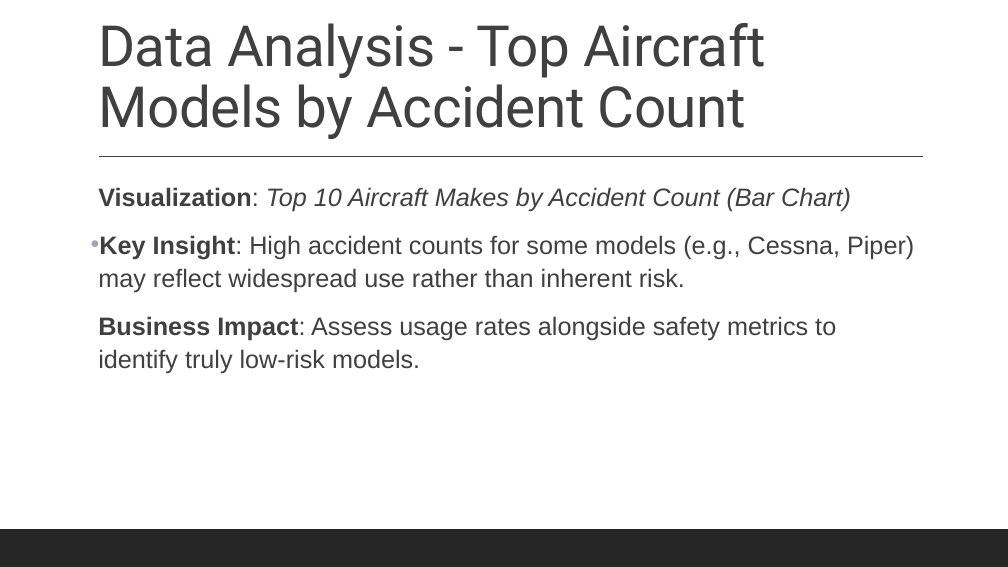
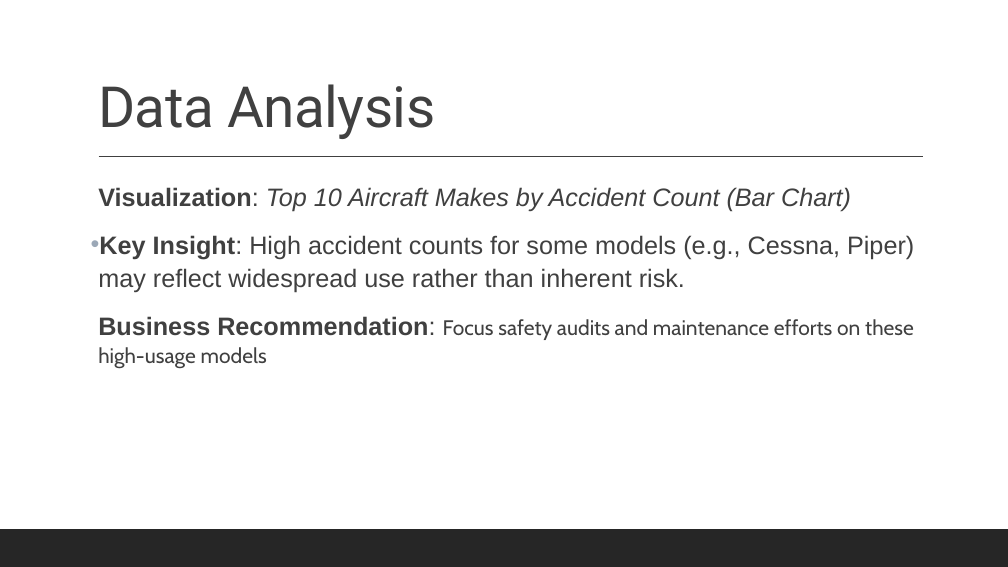
Before and after one commit to Lydia-byte-rgb/Phase-1-Project_Lydia, a slide deck: slide 6 of Phase_1_Project Slides.pptx (slide 9 before the commit). Drawn at 1008x567 pixels with LibreOffice and Linux fonts; fonts in the diff are those of the drawing. Boxes give left, top, right and bottom in pixels: in the first picture for what was removed or moved away, otherwise in the second. Text is boxed around its words. In the diff, an @@ line names an element or a change of style, - is before the commit and + after.

```diff
--- a/Phase_1_Project Slides.pptx
+++ b/Phase_1_Project Slides.pptx
@@ title at (98,84,435,139): text changed @@
-Data Analysis - Top Aircraft Models by Accident Count
+Data Analysis
@@ text at (98,316,914,369): text changed; size 24 to 20 pt; font Arial to Cabin @@
-  Business Impact: Assess usage rates alongside safety metrics to identify truly low-risk models.
+  Business Recommendation: Focus safety audits and maintenance efforts on these high-usage models
```
Also in this commit, not shown: 9 other slides changed, 3 slides added, 1 slide removed, 2 other files.
